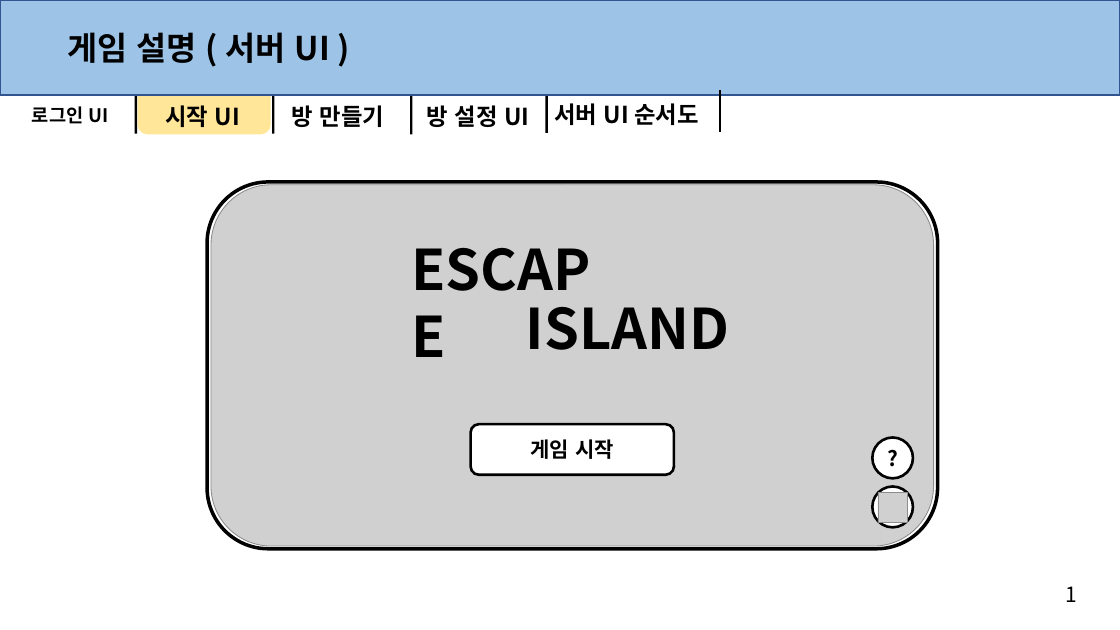
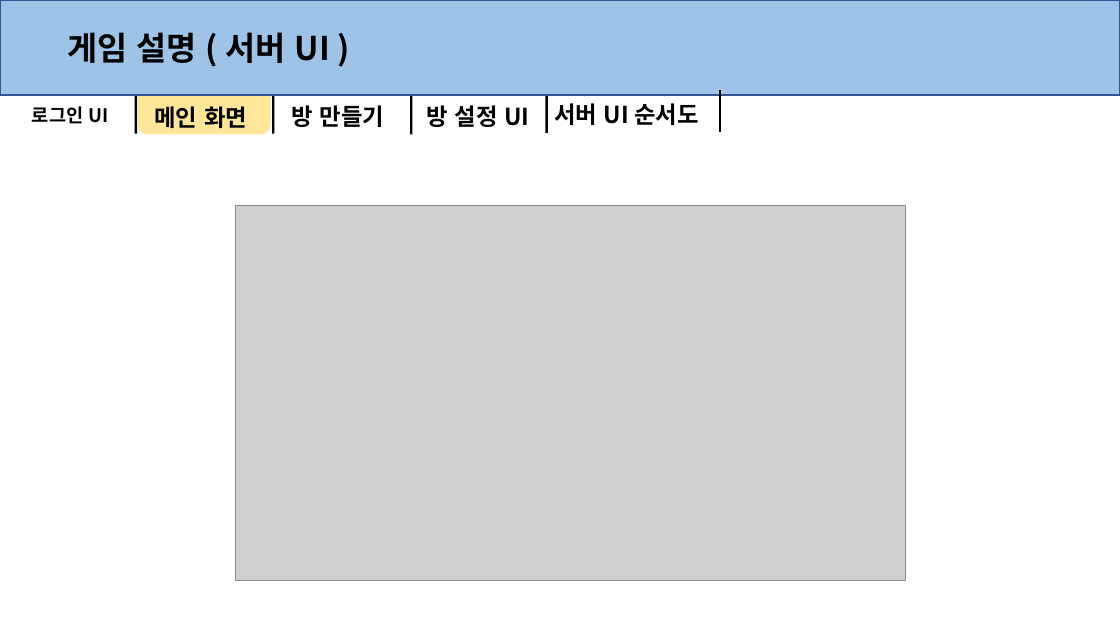
Before and after one commit to anglik0370/EscapeIsland, a slide deck: slide 3 of Document/UI/서버 UI.pptx. Drawn at 1120x630 pixels with LibreOffice and Linux fonts; fonts in the diff are those of the drawing; grey boxes stand for pictures. Boxes give left, top, right and bottom in pixels: in the first picture for what was removed or moved away, otherwise in the second. Text is boxed around its words. In the diff, an @@ line names an element or a change of style, - is before the commit and + after.

```diff
--- a/Document/UI/서버 UI.pptx
+++ b/Document/UI/서버 UI.pptx
@@ text at [155,106,247,128]: text changed @@
-시작 UI
+메인 화면
@@ rounded rectangle removed at [207,182,938,549] @@
@@ picture: place and size @@
-picture at [211,185,933,546]
+picture at [236,205,906,581]
@@ text removed at [403,230,623,307] @@
-ESCAPE
@@ text removed at [526,307,729,350] @@
-ISLAND
@@ rounded rectangle removed at [471,424,674,475] @@
-게임 시작
@@ ellipse removed at [873,438,913,479] @@
-?
@@ ellipse removed at [873,486,913,528] @@
@@ picture removed at [878,492,907,522] @@
@@ text removed at [1065,586,1077,602] @@
-1
```
Also in this commit, not shown: 2 other files.
